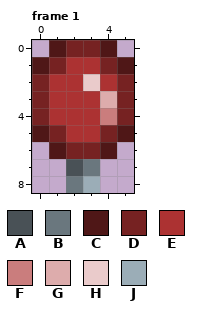
Edited in one commit: pixel-art file (src/assets/sprites/parts/partLed.aseprite). Above, as it was before the edit.
6x9 pixels, 1 frame. Colours within 5 levels of each other are drawn and written as one. Shown: frame 1. The commit also changed other frames, which this record leaves out.
Visible layers, top first: "Layer 1", "LED".
Palette (. is transparent): A #495156  B #6a777e  C #4f1717  D #762222  E #ac3232  F #ca7d7d  G #ddacac  H #eacbcb  J #9badb7
Pixels before, frame 1, first column x 0:
0 .CDDC.
1 CDEEDC
2 DEEHED
3 DEEEGD
4 DEEEFD
5 CDEEDC
6 .CDDC.
7 ..AB..
8 ..BJ..
And afterwards:
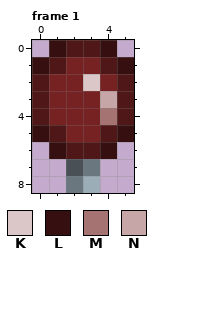
Colours new in this view: K #dbc7c7  L #361010  M #a67373  N #c6a6a6
Difference:
Changed rows in their new state; - is an unchanged pixel.
Frame 1, layer "LED":
first column x 0:
0 -LCCL-
1 LCDDCL
2 CDDKDC
3 CDDDNC
4 CDDDMC
5 LCDDCL
6 -LCCL-
